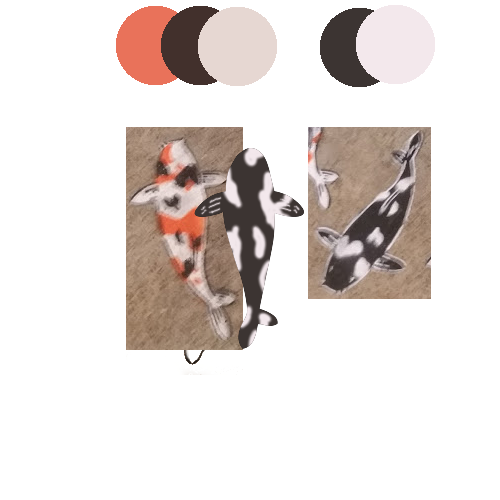
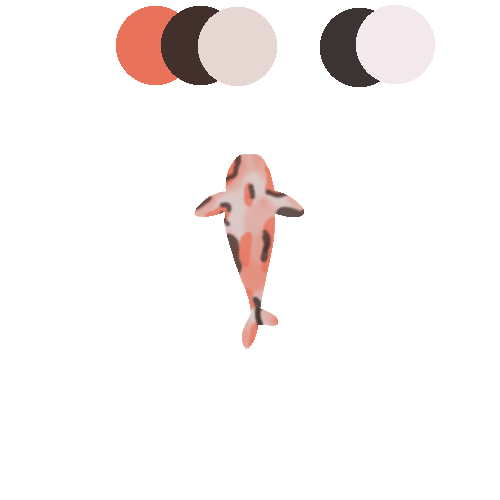
Layers edited between the first and the second w=500, h=500 image:
showed group "Orange Fish" (5 layers) over 194, 154, 304, 349
painted on "black #2" over 194, 154, 304, 334
painted on "orange #1" over 194, 154, 304, 349
hid group "Black Fish" (3 layers) over 193, 146, 304, 351
hid "Layer" over 126, 127, 431, 375
